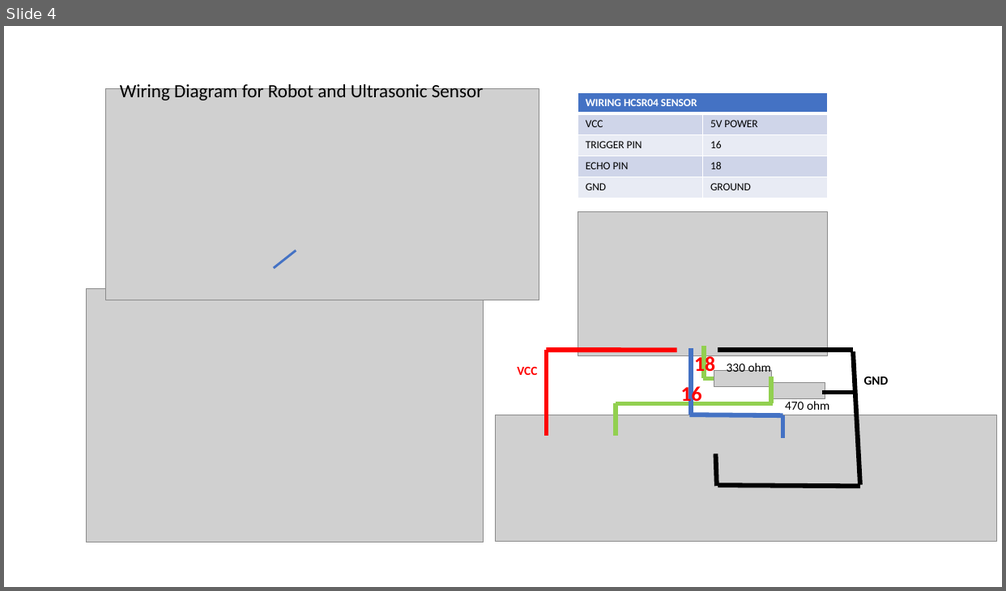
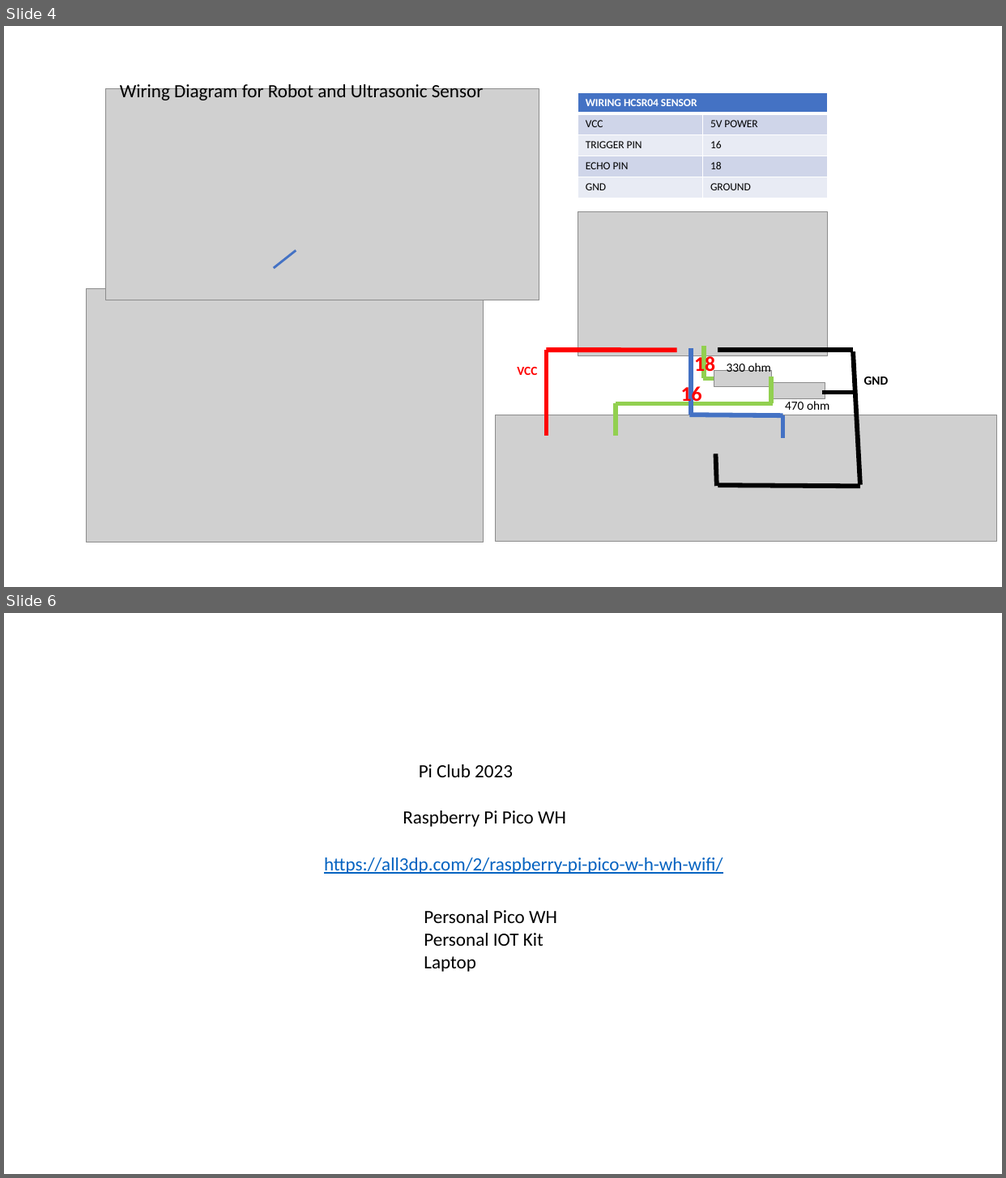
Before and after one commit to ssgoh/The-Pi-Club, a slide deck: Pi-Club Meeting 10-2022/Lesson.pptx. Shown one above the other, each under a label of ours: slide 4 before the commit, slides 4 and 6 after it; the slides between them are not shown. The pictures are 1006x591 and 1006x1178 pixels, drawn with LibreOffice and Linux fonts; fonts in the diff are those of the drawing; grey boxes stand for pictures. Boxes give left, top, right and bottom in pixels: in the first picture for what was removed or moved away, otherwise in the second. Text is boxed around its words. In the diff, an @@ line names an element or a change of style, - is before the commit and + after.

```diff
--- a/Pi-Club Meeting 10-2022/Lesson.pptx
+++ b/Pi-Club Meeting 10-2022/Lesson.pptx
@@ slide 6 added at (x1=4, y1=613, x2=1002, y2=1174), background #FFFFFF @@
@@ text added at (x1=419, y1=764, x2=513, y2=777), 18 pt, text #000000 @@
+Pi Club 2023
@@ text added at (x1=403, y1=811, x2=566, y2=827), 18 pt, text #000000 @@
+Raspberry Pi Pico WH
@@ text added at (x1=324, y1=858, x2=723, y2=874), 18 pt, text #0563C1, underline @@
+https://all3dp.com/2/raspberry-pi-pico-w-h-wh-wifi/
@@ text added at (x1=424, y1=910, x2=557, y2=972), 18 pt, text #000000 @@
+Personal Pico WH
+Personal IOT Kit
+Laptop
```
Also in this commit, not shown: 1 slide changed, 2 other files.
